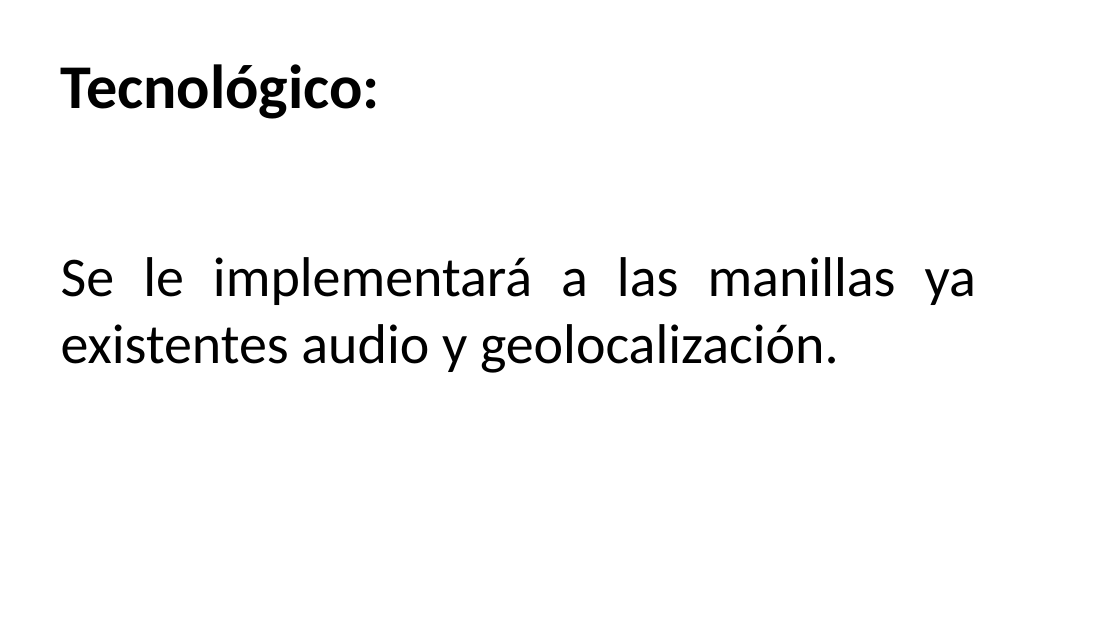
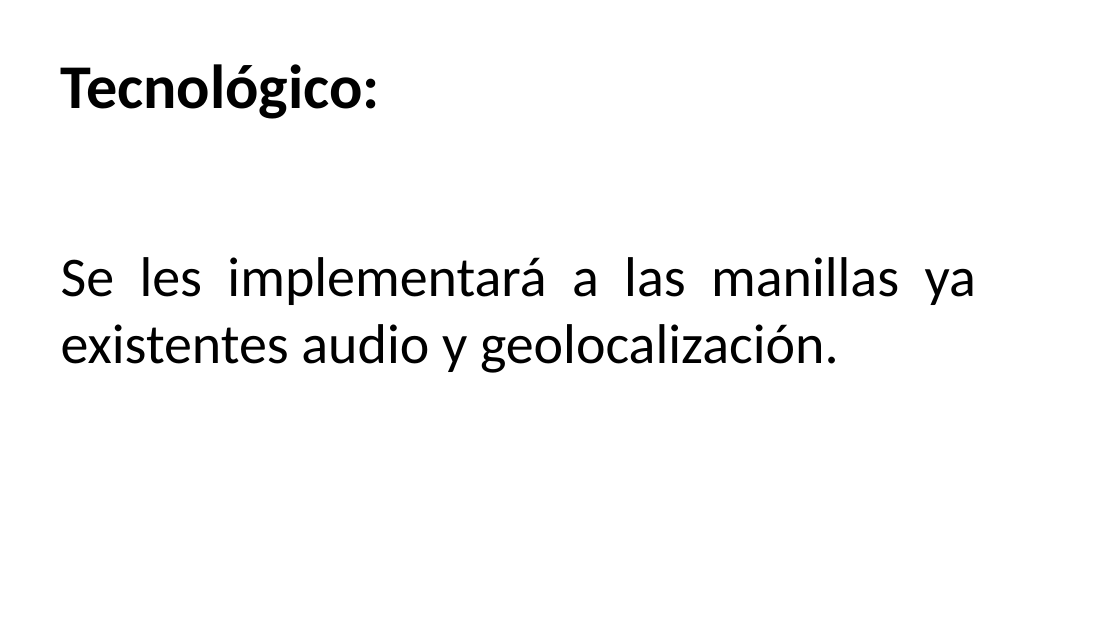
Before and after one commit to Dalvarez491/IdHand, a slide deck: slide 15 of PULSERA para identificación de personas en estado de inconciencia Ultima version.pptx. Drawn at 1120x630 pixels with LibreOffice and Linux fonts; fonts in the diff are those of the drawing; background and template pictures are left out. Boxes give left, top, right and bottom in pixels: in the first picture for what was removed or moved away, otherwise in the second. Text is boxed around its words. In the diff, an @@ line names an element or a change of style, - is before the commit and + after.

```diff
--- a/PULSERA para identificación de personas en estado de inconciencia Ultima version.pptx
+++ b/PULSERA para identificación de personas en estado de inconciencia Ultima version.pptx
@@ text at (61,257,976,373): text changed @@
-Se le implementará a las manillas ya existentes audio y geolocalización.
+Se les implementará a las manillas ya existentes audio y geolocalización.
```
Also in this commit, not shown: 1 other slide changed, 2 other files.
